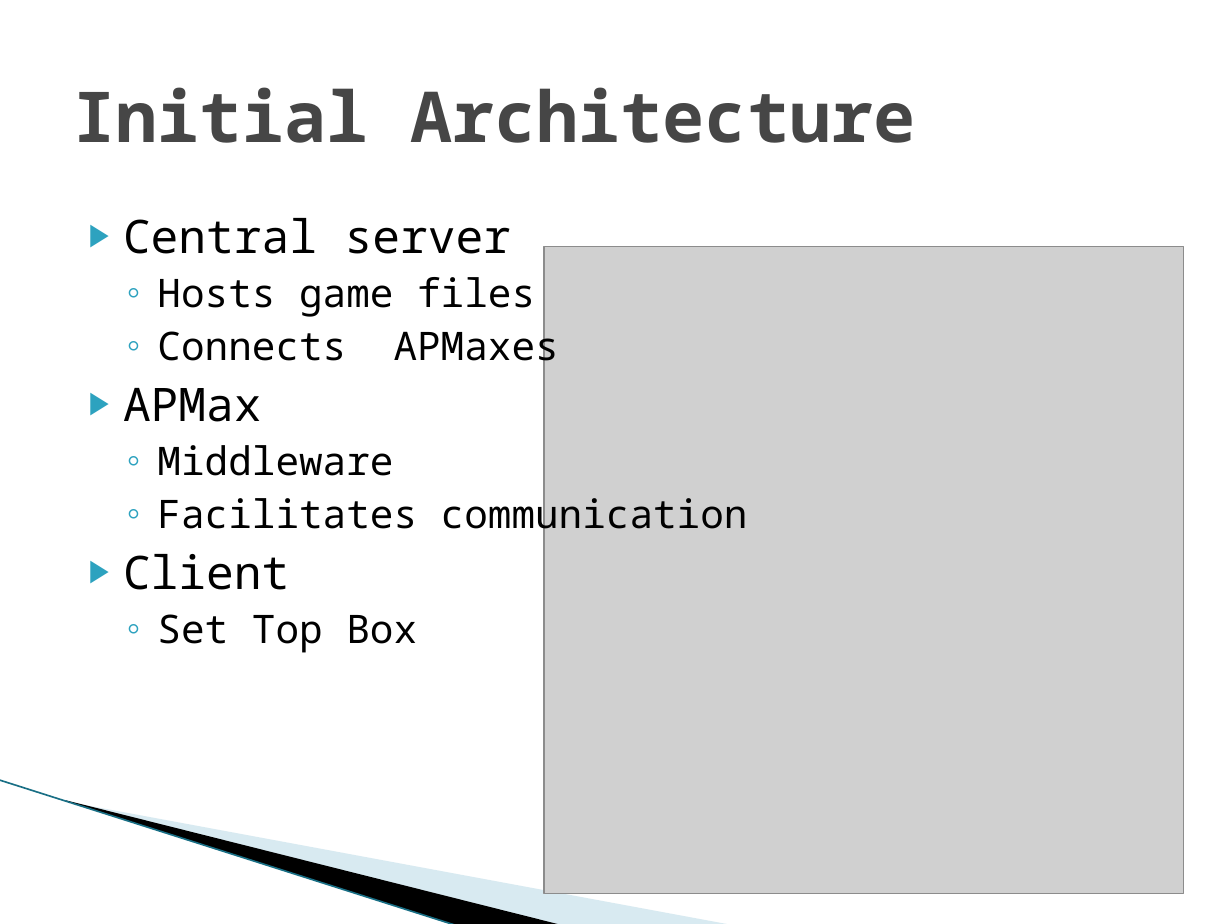
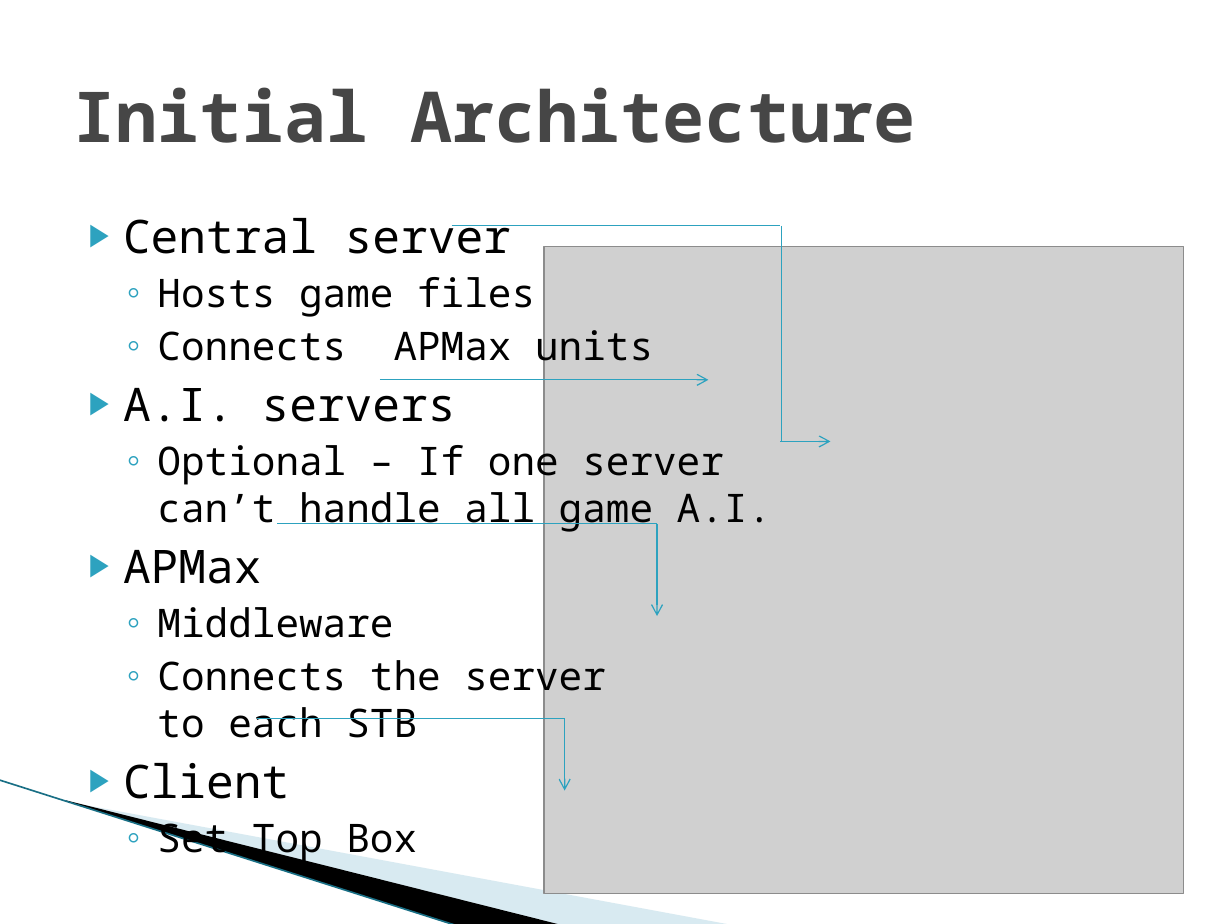
Before and after one commit to SDSMT-CSC/STBMF, a slide deck: slide 7 of Sprint1_Documents/Sprint 1 Review.pptx. Drawn at 1232x924 pixels with LibreOffice and Linux fonts; fonts in the diff are those of the drawing; grey boxes stand for pictures; background and template pictures are left out. Boxes give left, top, right and bottom in pixels: in the first picture for what was removed or moved away, otherwise in the second. Text is boxed around its words. In the diff, an @@ line names an element or a change of style, - is before the commit and + after.

```diff
--- a/Sprint1_Documents/Sprint 1 Review.pptx
+++ b/Sprint1_Documents/Sprint 1 Review.pptx
@@ line added from (452, 225) to (780, 225), #2DA2BF 0.75 pt @@
@@ line added from (781, 225) to (781, 441), #2DA2BF 0.75 pt @@
@@ text at box(123, 323, 771, 532): text changed @@
-  ◦ Connects APMaxes
+  ◦ Connects APMax units
+▶ A.I. servers
+  ◦ Optional – If one server
+    can’t handle all game A.I.
@@ arrow added from (379, 379) to (708, 379), #2DA2BF 0.75 pt @@
@@ arrow added from (780, 441) to (830, 441), #2DA2BF 0.75 pt @@
@@ line added from (277, 524) to (657, 524), #2DA2BF 0.75 pt @@
@@ arrow added from (657, 524) to (657, 616), #2DA2BF 0.75 pt @@
@@ text at box(157, 653, 606, 738): text changed @@
-  ◦ Facilitates communication
+  ◦ Connects the server
+    to each STB
@@ line added from (256, 718) to (564, 718), #2DA2BF 0.75 pt @@
@@ arrow added from (564, 718) to (564, 791), #2DA2BF 0.75 pt @@
```
Also in this commit, not shown: 4 other slides changed, 2 slides added, 2 slides removed, 3 other files.
